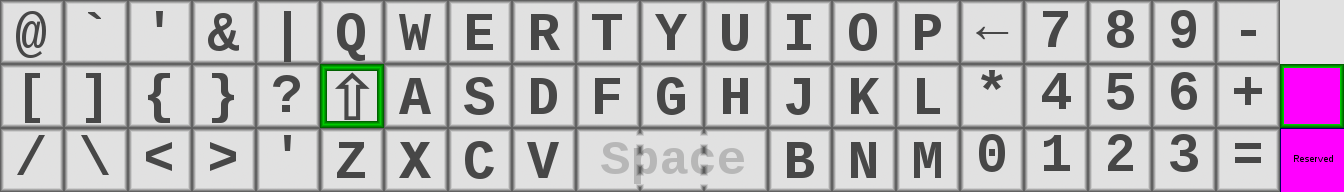
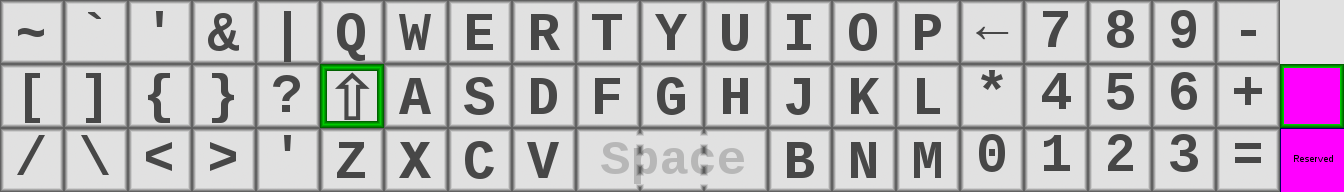
Layer changes from the first 1344px x 192px image to the second:
renamed "@`'&| ..." to "~`'&| ...", painted on it over [left=16, top=11, right=46, bottom=58]
